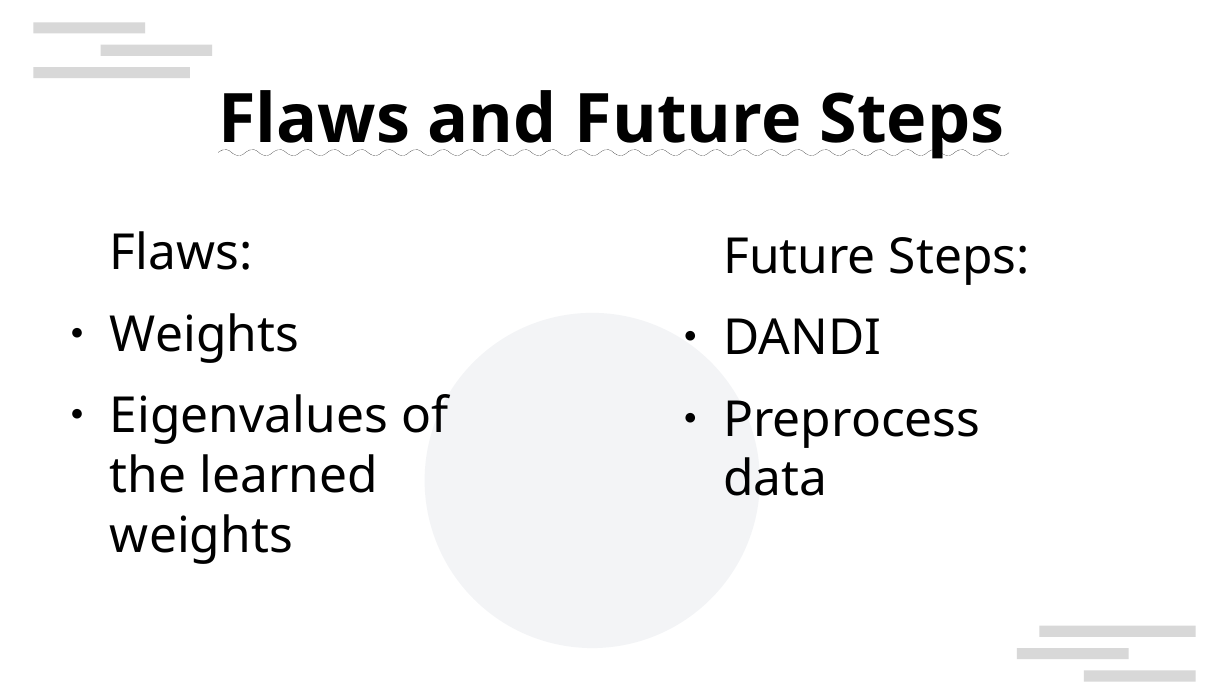
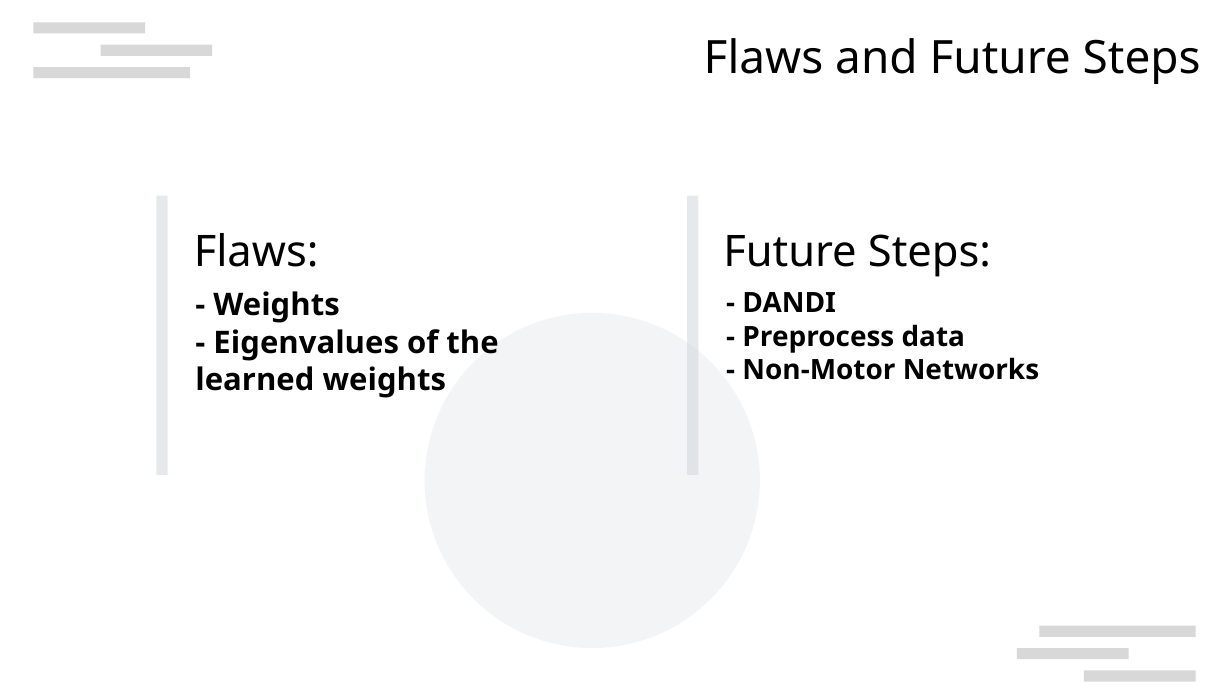
Before and after one commit to ItsAMeMario8/MotorTimingRNN, a slide deck: slide 9 of Modeling_RNN_Motor_Timing.odp (slide 8 before the commit). Drawn at 1232x693 pixels with LibreOffice and Linux fonts; fonts in the diff are those of the drawing; background and template pictures are left out. Boxes give left, top, right and bottom in pixels: in the first picture for what was removed or moved away, otherwise in the second. Text is boxed around its words. In the diff, an @@ line names an element or a change of style, - is before the commit and + after.

Commit message:
update

```diff
--- a/Modeling_RNN_Motor_Timing.odp
+++ b/Modeling_RNN_Motor_Timing.odp
@@ text "Flaws and Future Steps": place and size @@
-text "Flaws and Future Steps" at <box>218,90,1004,159</box>
+text "Flaws and Future Steps" at <box>704,38,1201,84</box>
@@ text "Flaws and Future Steps" at <box>704,38,1201,84</box>: size 44 to 29.6 pt, bold off, underline off; alignment centre to right; indent changed; more space between paragraphs; vertical alignment middle to top @@
@@ rectangle added at <box>157,196,168,475</box>, fill #CED4DA at 50% opacity @@
@@ rectangle added at <box>688,196,699,475</box>, fill #CED4DA at 50% opacity @@
@@ text added at <box>194,233,319,267</box>, 28 pt, text #000000 @@
+Flaws:
@@ text "Future Steps:" at <box>723,234,991,277</box>: size 32 to 28 pt @@
@@ text at <box>195,291,498,398</box>: text changed; size 32 to 20 pt; bold on @@
-Flaws:
-● Weights
-● Eigenvalues of the learned weights
+- Weights
+- Eigenvalues of the learned weights
@@ text added at <box>742,292,1039,380</box>, 18 pt, text #000000, bold @@
+- DANDI
+- Preprocess data
+- Non-Motor Networks
@@ text at <box>723,318,980,496</box>: paragraphs removed @@
-● DANDI
-● Preprocess data
```
Also in this commit, not shown: 5 other slides changed, 2 slides added, 1 slide removed.
